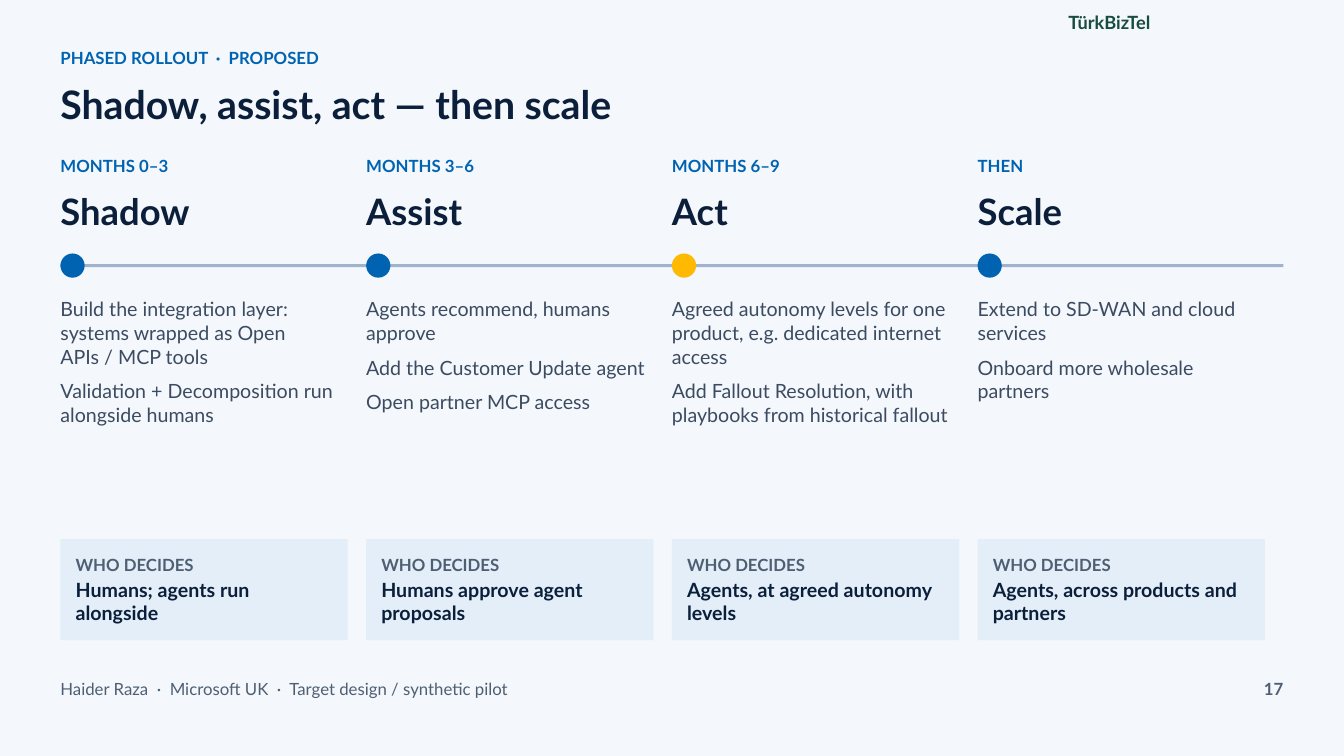
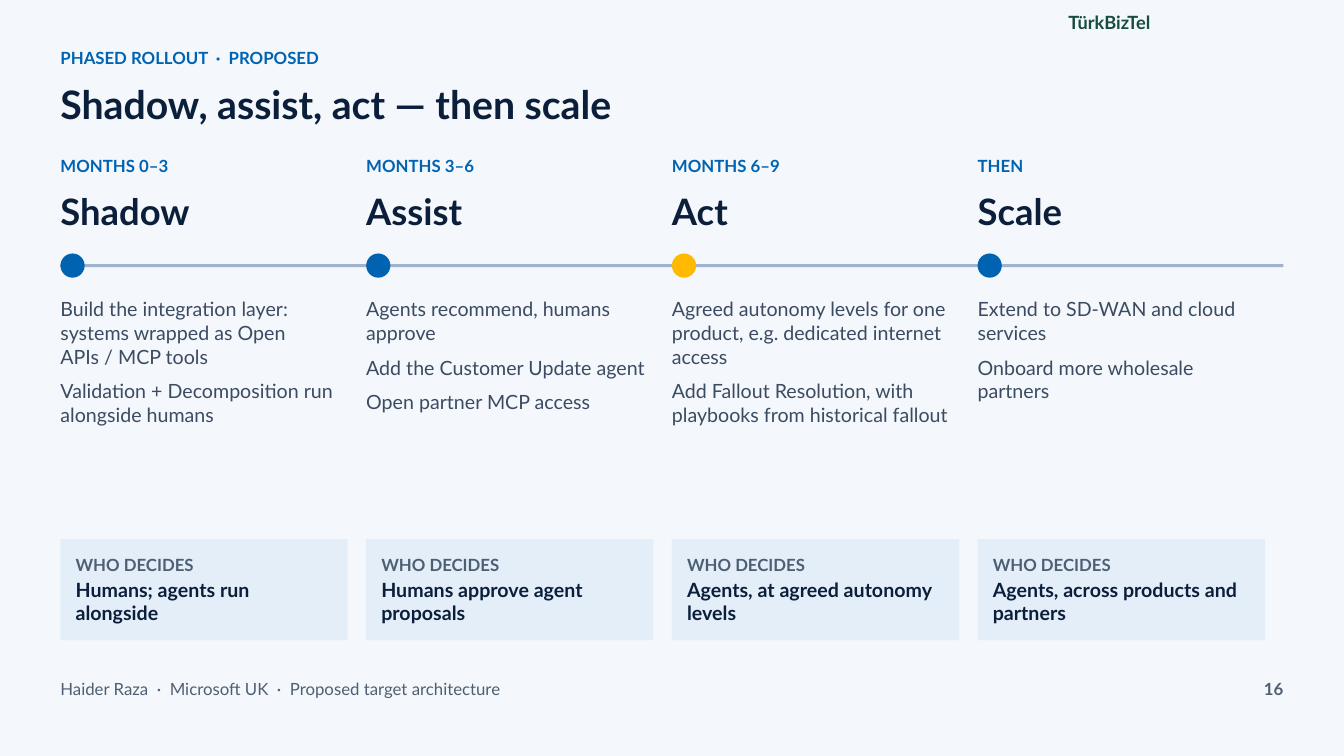
Before and after one commit to m-haider-raza/AMA-Telecom-Order-to-Activation, a slide deck: slide 16 of app/static/case-study/Agentic_Order_to_Activation_Architecture.pptx (slide 17 before the commit). Drawn at 1344x756 pixels with LibreOffice and Linux fonts; fonts in the diff are those of the drawing. Boxes give left, top, right and bottom in pixels: in the first picture for what was removed or moved away, otherwise in the second. Text is boxed around its words. In the diff, an @@ line names an element or a change of style, - is before the commit and + after.

```diff
--- a/app/static/case-study/Agentic_Order_to_Activation_Architecture.pptx
+++ b/app/static/case-study/Agentic_Order_to_Activation_Architecture.pptx
@@ text at (60,682,500,698): text changed @@
-Haider Raza · Microsoft UK · Target design / synthetic pilot
+Haider Raza · Microsoft UK · Proposed target architecture
@@ text at (1264,683,1283,695): text changed @@
-17
+16
```
Also in this commit, not shown: 18 other slides changed, 1 slide removed, 50 other files.
